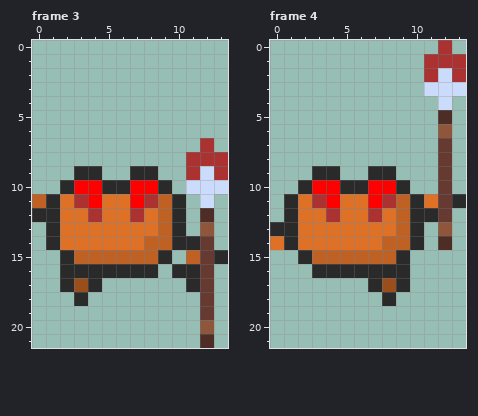
Pixel-art file: src/assets/stabguts.aseprite. Above: the version before the commit.
14x22 pixels, 4 frames. Shown: frame 3, frame 4.
The same view after the edit:
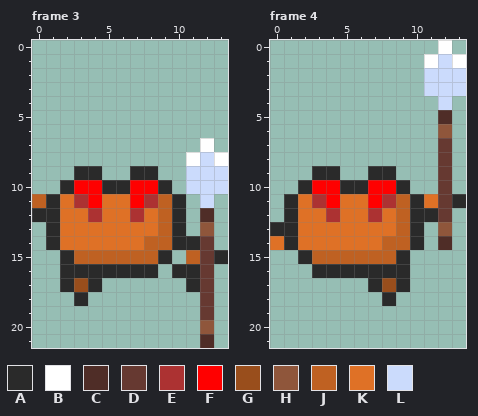
Palette (. is transparent): A #2a2a2a  B #ffffff  C #4f2d27  D #663931  E #ac3232  F #ff0000  G #994e1c  H #8f563b  J #bf6122  K #df7126  L #cbdbfc
Difference:
Frame 3:
Colour B replaces colour E in row 7 at x 12; in row 8 at x 11 and 13.
Colour L replaces colour E in row 8 at x 12; in row 9 at x 11 and 13.
Frame 4:
Colour B replaces colour E in row 0 at x 12; in row 1 at x 11 and 13.
Colour L replaces colour E in row 1 at x 12; in row 2 at x 11 and 13.
